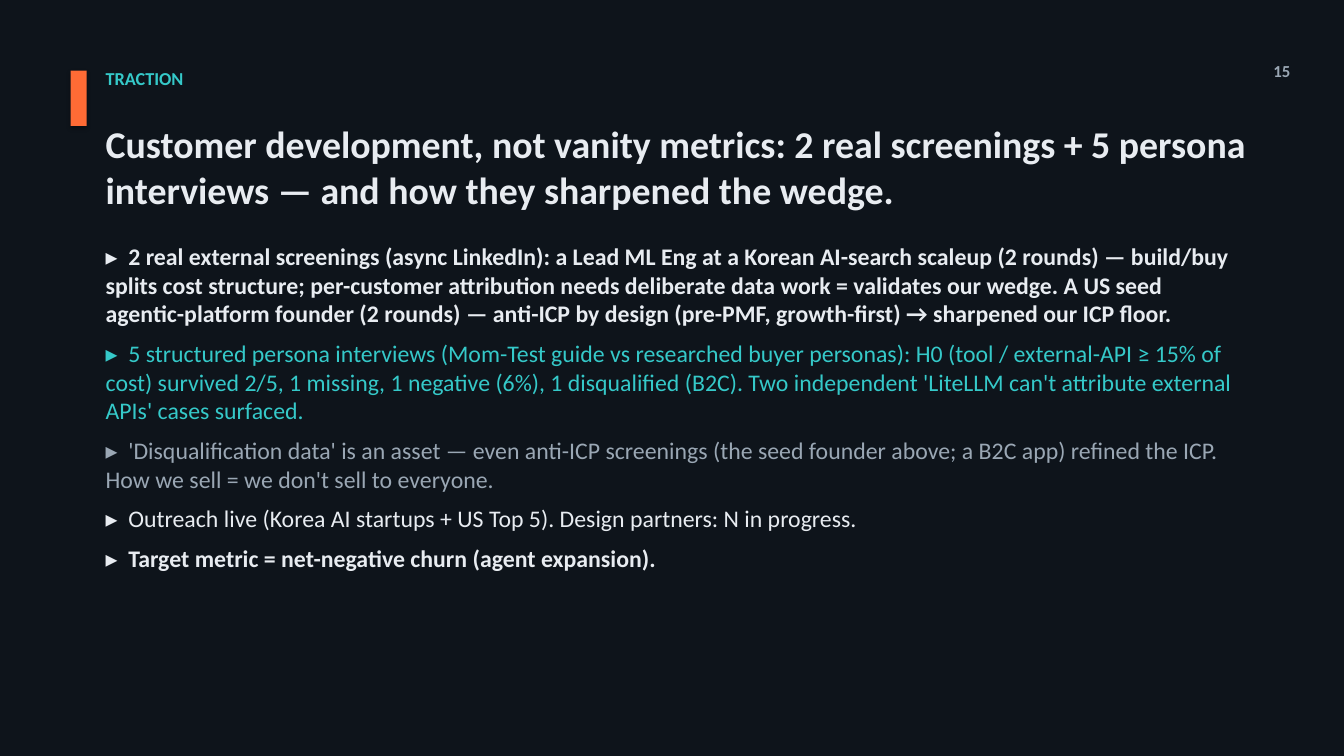
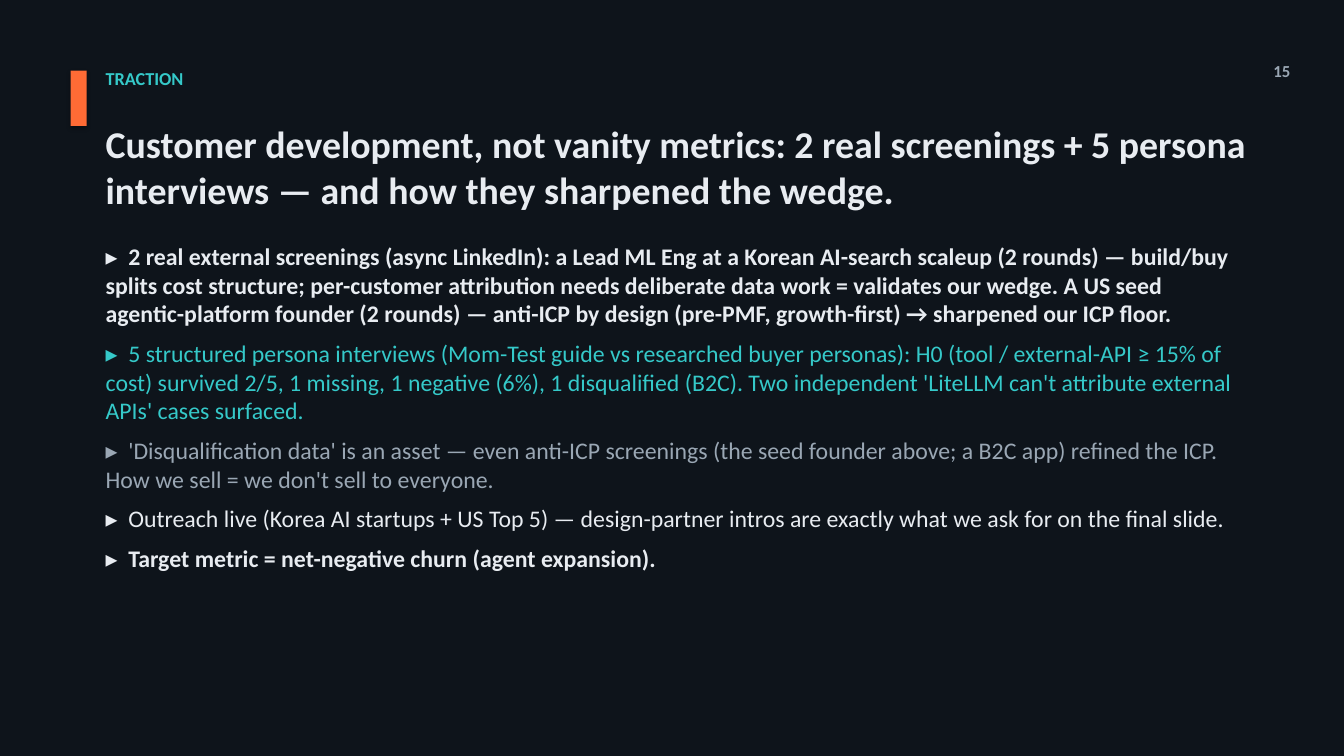
Before and after one commit to jmormalik/WTIA_AI_Cost_Gov, a slide deck: slide 15 of deliverables/Pitch_Deck_VersionA_Market-Shift_EN.pptx. Drawn at 1344x756 pixels with LibreOffice and Linux fonts; fonts in the diff are those of the drawing. Boxes give left, top, right and bottom in pixels: in the first picture for what was removed or moved away, otherwise in the second. Text is boxed around its words. In the diff, an @@ line names an element or a change of style, - is before the commit and + after.

Commit message:
팀명 = Team Kyber 확정 + 트랙션[15] design-partner 처리(숫자 제거→Ask 연결)
- 팀명 = Team Kyber(제품명과 동일). title 푸터 + Team[16] 헤드라인 A·B 반영.
- design partner 실수치 = 서명 0/활성 대화 1(라이너 비공식·미확정)/발송 3
  (모의 소개는 전부 가상). 0을 부풀리지 않기로 → 슬라이드 카운트 제거하고
  Ask(디자인 파트너 웜인트로 요청)와 연결(0이 Ask 서사와 정합).
- 덱 A·B 재생성(17장·오프캔버스 0·실명 누출 0). 아웃라인·_START_HERE 동기화.
- 🚩 잔여: Team[16] 역할 표기 vs 메모리 불일치(사용자=CEO) 팀 확정.

```diff
--- a/deliverables/Pitch_Deck_VersionA_Market-Shift_EN.pptx
+++ b/deliverables/Pitch_Deck_VersionA_Market-Shift_EN.pptx
@@ text at [128,510,1224,531]: text changed @@
-▸ Outreach live (Korea AI startups + US Top 5). Design partners: N in progress.
+▸ Outreach live (Korea AI startups + US Top 5) — design-partner intros are exactly what we ask for on the final slide.
```
Also in this commit, not shown: 2 other slides changed, 4 other files.
